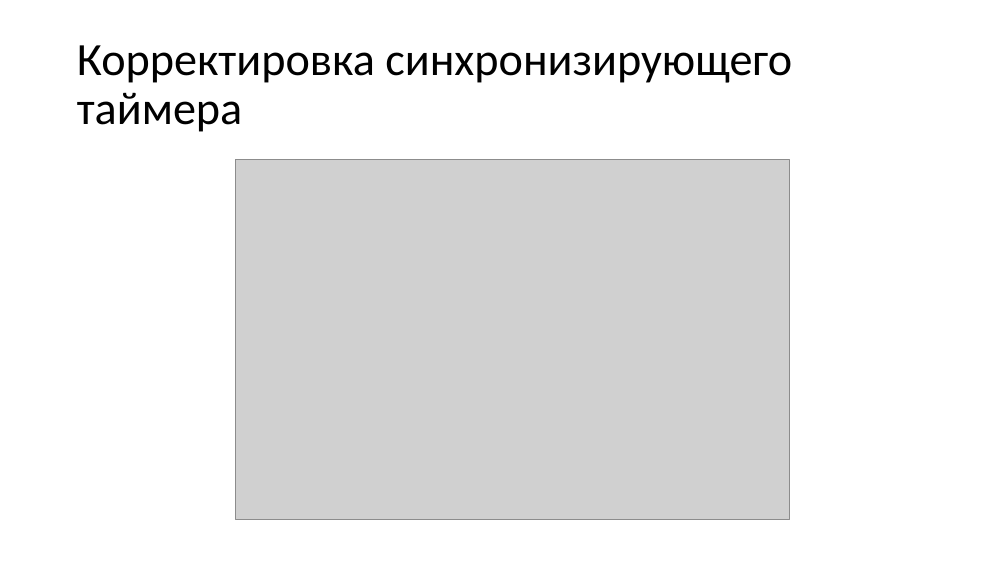
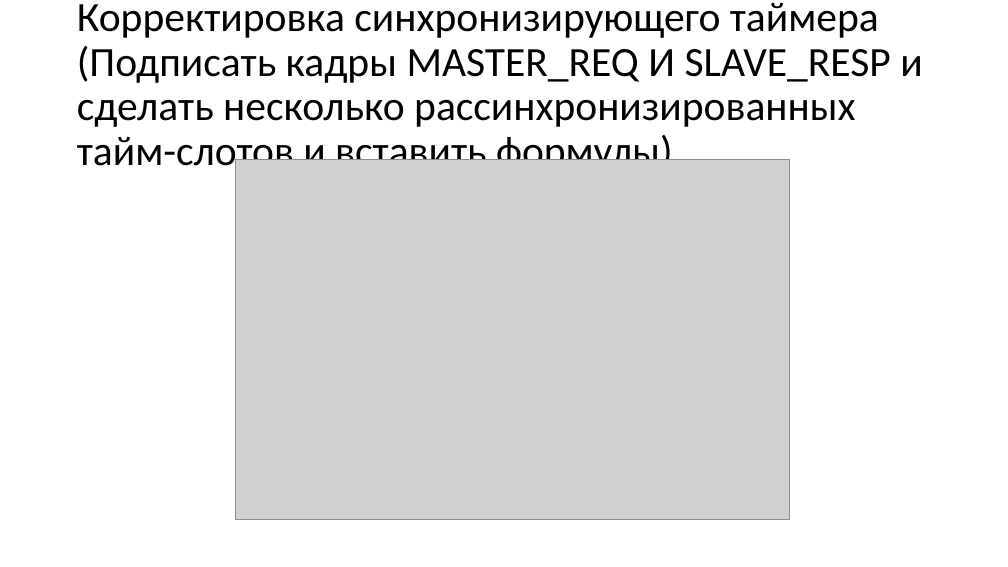
Before and after one commit to wei-blip/diploma, a slide deck: slide 10 of предзащита.pptx. Drawn at 1008x567 pixels with LibreOffice and Linux fonts; fonts in the diff are those of the drawing; grey boxes stand for pictures. Boxes give left, top, right and bottom in pixels: in the first picture for what was removed or moved away, otherwise in the second. Text is boxed around its words. In the diff, an @@ line names an element or a change of style, - is before the commit and + after.

```diff
--- a/предзащита.pptx
+++ b/предзащита.pptx
@@ title at [77, 3, 922, 176]: text changed; size 44 to 39.6 pt @@
-Корректировка синхронизирующего таймера
+Корректировка синхронизирующего таймера (Подписать кадры MASTER_REQ И SLAVE_RESP и сделать несколько рассинхронизированных тайм-слотов и вставить формулы)
```
Also in this commit, not shown: 7 other slides changed, 6 slides added, 2 slides removed, 4 other files.
